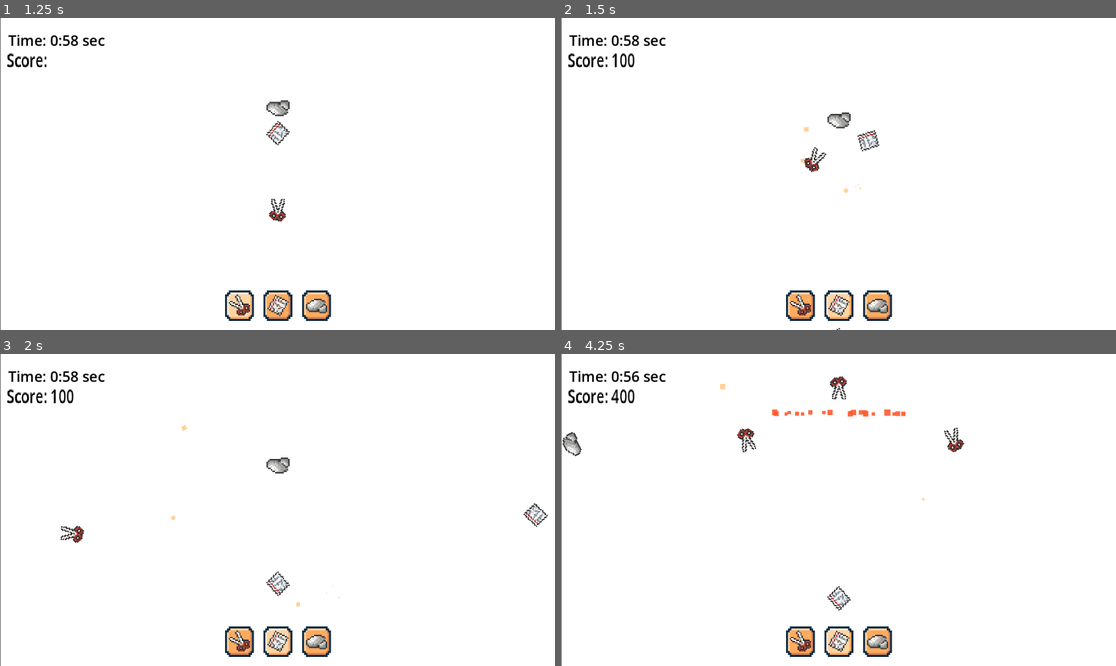
Above: before the commit, frames 1-4 (two rows, left to right).
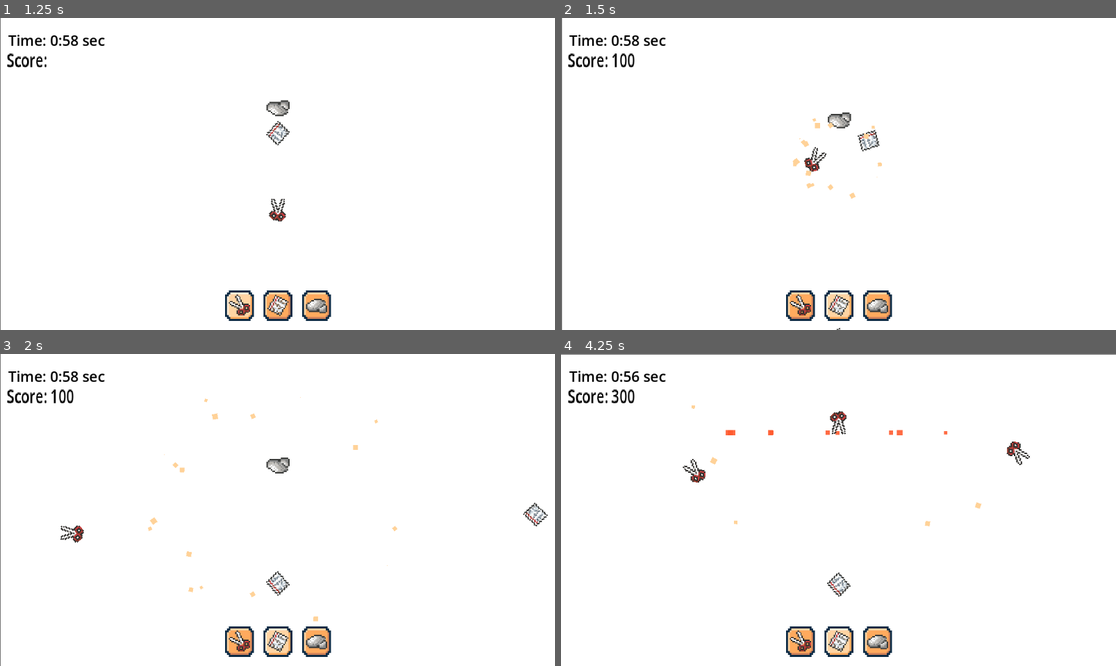
Above: after the commit, the same moments.

Repository: WebsterMiguelle/UnnamedRPS_MockProject
Game: Godot game, scene res://Scenes/Main.tscn
Same seed, same stepped clock (60 frames per second), same inputs: the game is played once before the commit and once after it.
Inputs (mouse positions are in pixels of both pictures, inside the frame that each line leads up to):
- Up to frame 1 (1.25 s): click (238, 305) at 0.5 s
- Up to frame 2 (1.5 s): click (838, 305) at 1.25 s
- Up to frame 3 (2 s): no input
- Up to frame 4 (4.25 s): click (877, 641) at 2 s; click (799, 641) at 2.75 s; click (838, 641) at 3.5 s

Frame 1 is identical in both runs. In frame 2, 0.6% of the frame differs, in the area x 0-58%, y 0-100%; in frame 3, 0.5%; in frame 4, 2.1%, in the area x 0-100%, y 0-100%.

Commit message:
Fixed Scoring Glitch

Diff:
--- a/Scenes/clash_particles.tscn
+++ b/Scenes/clash_particles.tscn
@@ -27,7 +27,7 @@
 color = Color(1, 0.824541, 0.59681135, 1)
 
 [node name="ClashParticles" type="GPUParticles2D" unique_id=1745936587]
-emitting = false
+amount = 20
 lifetime = 1.47
 preprocess = 1.64
 explosiveness = 1.0
--- a/Scripts/background.gd
+++ b/Scripts/background.gd
@@ -144,7 +144,7 @@
 
 func check_clash(player_shape):
 	for enemy in get_tree().get_nodes_in_group("enemies"):
-		if player_shape.global_position.distance_to(enemy.global_position) < 40:
+		if player_shape.global_position.distance_to(enemy.global_position) < 40 and player_shape.is_clashed == false:
 
 
 			#MARKED AS CLASHED
@@ -155,7 +155,7 @@
 			resolve_rps(player_shape.type_name, enemy.type_name, player_shape.global_position)
 
 			#SHAKE EFFECT
-			shake_camera.add_trauma(0.2)
+			shake_camera.add_trauma(0.8)
 
 			#SLOW MOTION EFFECT
 			var tween = create_tween()
